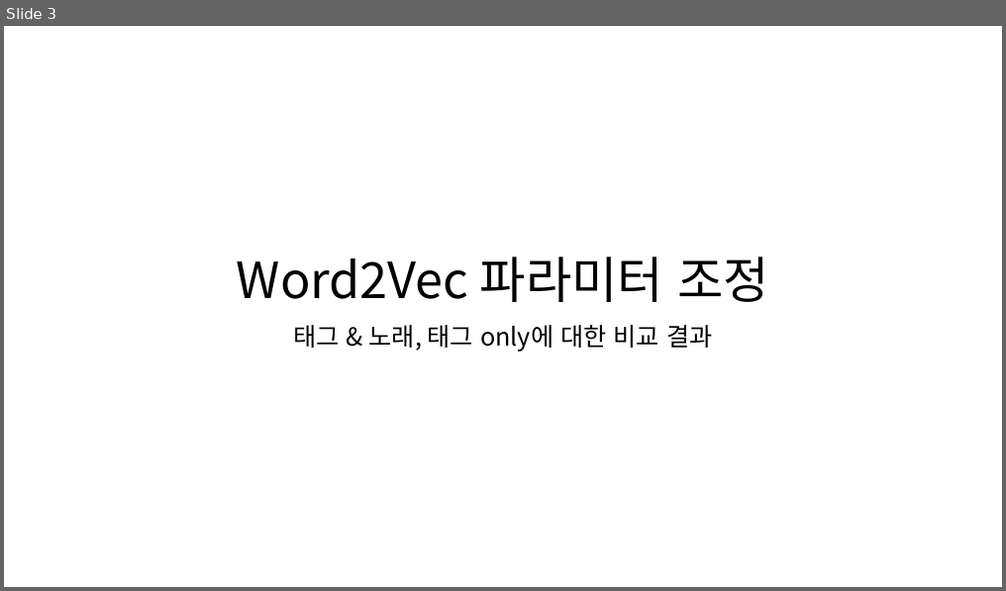
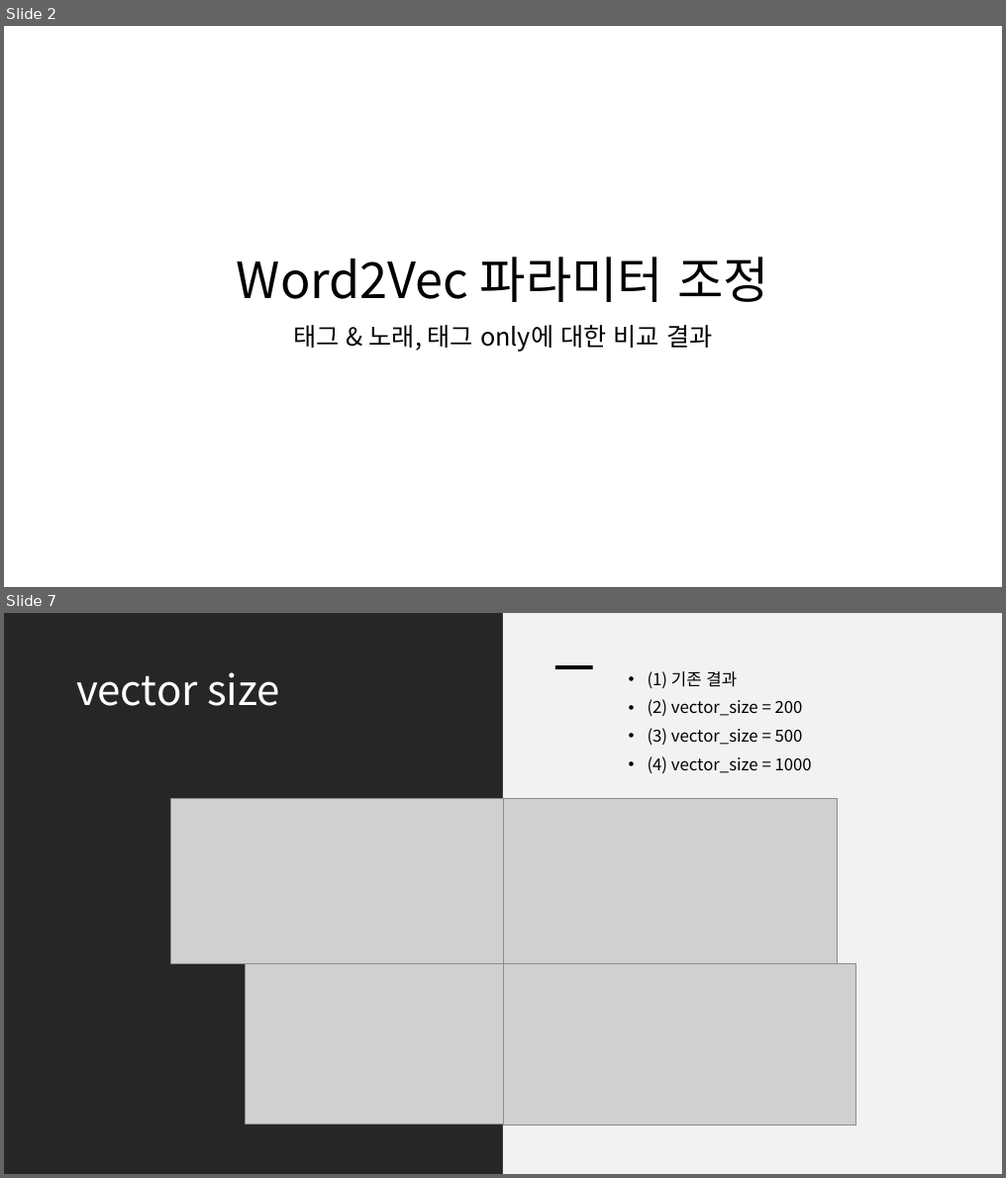
Before and after one commit to LimTurtle/GA_Saronite, a slide deck: src/Test_Model_Gaeul/05_Conclusion.pptx. Shown one above the other, each under a label of ours: slide 3 before the commit, slides 2 and 7 after it; the slides between them are not shown. The pictures are 1006x591 and 1006x1178 pixels, drawn with LibreOffice and Linux fonts; fonts in the diff are those of the drawing; grey boxes stand for pictures. Boxes give left, top, right and bottom in pixels: in the first picture for what was removed or moved away, otherwise in the second. Text is boxed around its words. In the diff, an @@ line names an element or a change of style, - is before the commit and + after.

```diff
--- a/src/Test_Model_Gaeul/05_Conclusion.pptx
+++ b/src/Test_Model_Gaeul/05_Conclusion.pptx
@@ slide 7 added at [4, 613, 1002, 1174], background #FFFFFF @@
@@ rectangle added at [4, 613, 503, 1174], fill #262626 @@
@@ rectangle added at [503, 613, 1002, 1174], fill #F2F2F2 @@
@@ rectangle added at [555, 665, 593, 669], fill #000000 @@
@@ text added at [648, 671, 812, 773], 16 pt, text #000000 @@
+• (1) 기존 결과
+• (2) vector_size = 200
+• (3) vector_size = 500
+• (4) vector_size = 1000
@@ title added at [76, 672, 280, 706], 40 pt, text #FFFFFF @@
+vector size
@@ picture added at [171, 799, 503, 963] @@
@@ picture added at [503, 799, 838, 963] @@
@@ picture added at [246, 963, 503, 1125] @@
@@ picture added at [503, 963, 856, 1126] @@
@@ what was slide 3 is now slide 2 @@
```
Also in this commit, not shown: 3 slides changed, 4 other slides added, 1 slide removed, 4 other files.
